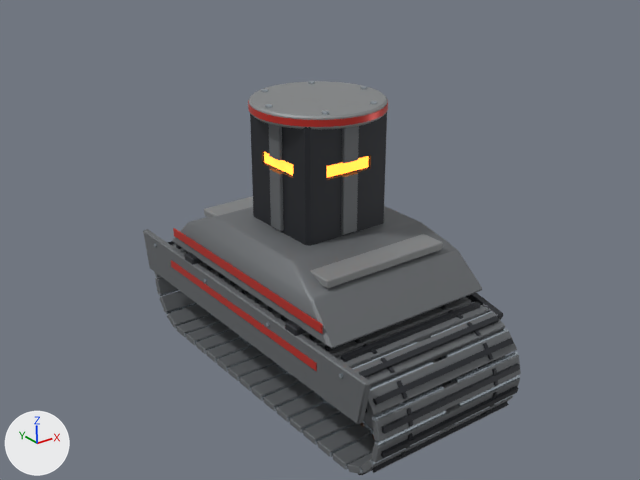
One commit to the Blender file Tools/ModelFactory/R4Movement940/R4M_CrawlerTrack/R4M_CrawlerTrack.blend: the scene before it, then after it.
Camera for both pictures: the file's camera 'QA_Cam'. The lights are fixed; the arrows at lower left show +X, +Y and +Z. The picture after the commit comes second.

Names of what the first picture shows: 'R4M_CrawlerTrack_Housing', 'R4M_CrawlerTrack_Link_13', 'R4M_CrawlerTrack_Link_14', 'R4M_CrawlerTrack_Link_15', 'R4M_CrawlerTrack_Link_16', 'R4M_CrawlerTrack_Link_17', 'R4M_CrawlerTrack_Link_18', 'R4M_CrawlerTrack_Link_19', 'R4M_CrawlerTrack_Link_22', 'R4M_CrawlerTrack_Link_23', 'R4M_CrawlerTrack_Link_24', 'R4M_CrawlerTrack_Link_25' and 27 more.
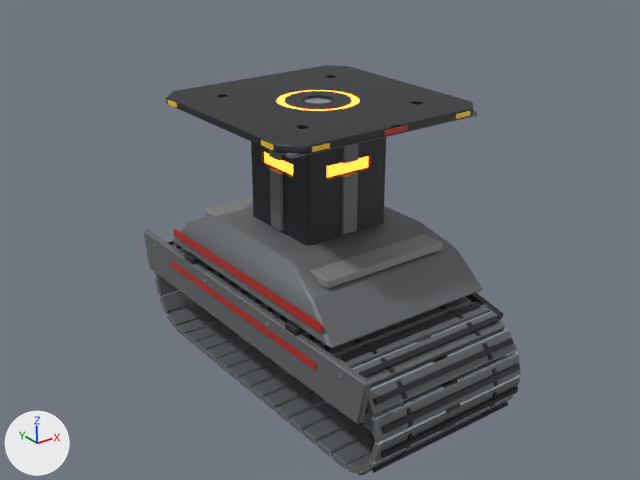
Pixel boxes (x1, y1, x2, y2) of what changed, in the pictures (640 x 480 px):
'R4M_CrawlerTrack_Housing', reshaped: before (143, 81, 505, 424); after (143, 65, 505, 424)
part 1 of me_r4m_crawlertrack_housing, added: after (303, 97, 333, 103)
part 2 of me_r4m_crawlertrack_housing, added: after (276, 90, 360, 111)
part 3 of me_r4m_crawlertrack_housing, built on: before (248, 81, 388, 127); after (166, 65, 477, 159)

Diff of the bpy script that builds the scene:
```diff
--- a/Tools/ModelFactory/R4Movement940/R4M_CrawlerTrack/R4M_CrawlerTrack.blend.py
+++ b/Tools/ModelFactory/R4Movement940/R4M_CrawlerTrack/R4M_CrawlerTrack.blend.py
@@ me_r4m_crawlertrack_housing @@
 # used by ob_r4m_crawlertrack_housing; parent = ob_r4m_crawlertrack_root; location = (0.0, 0.0, 0.0)
-me_r4m_crawlertrack_housing.from_pydata(...)  # 2280 vertices, 4576 faces; spans x -0.231..0.242, y -0.451..0.451, z -0.35..0.268
+me_r4m_crawlertrack_housing.from_pydata(...)  # 2792 vertices, 5580 faces; spans x -0.256..0.256, y -0.451..0.451, z -0.35..0.26
+# me_r4m_crawlertrack_housing part 1: a new loose piece, a 24-sided cylinder along z spanning x -0.0325..0.0325, y -0.0325..0.0325, z 0.2538..0.256, in mat_steel_light (light grey #c4ced7)
+# me_r4m_crawlertrack_housing part 2: a new loose piece of 96 vertices spanning x -0.09..0.09, y -0.09..0.09, z 0.256..0.258, in mat_energy_hot (orange #ffa645, glowing orange #ff8127)
+# me_r4m_crawlertrack_housing part 3: 9 vertices moved from x -0.144..0.15, y -0.135..0.107, z 0.257 to x -0.149..0.151, y -0.123..0.121, z 0.244; 225 vertices removed from x -0.152..0.152, y -0.152..0.152, z 0.257..0.268; 545 vertices added at x -0.256..0.256, y -0.256..0.256, z 0.237..0.26
+# other edits to the shape of me_r4m_crawlertrack_housing do not show in these pictures
 me_r4m_crawlertrack_housing.materials.append(mat_armor_gunmetal)
```
